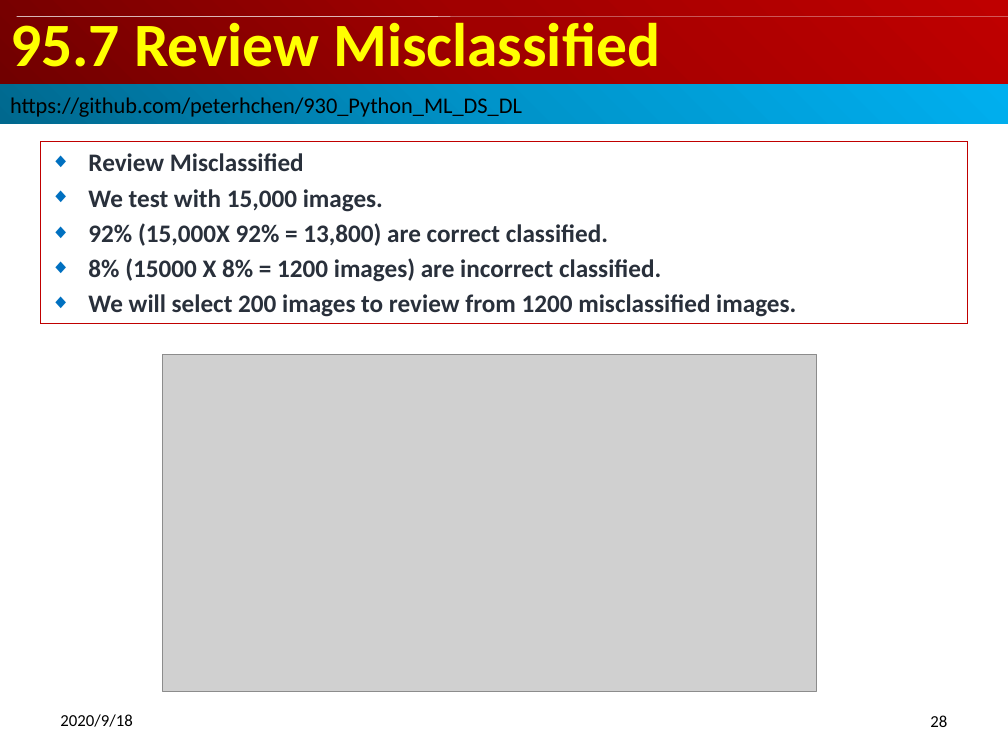
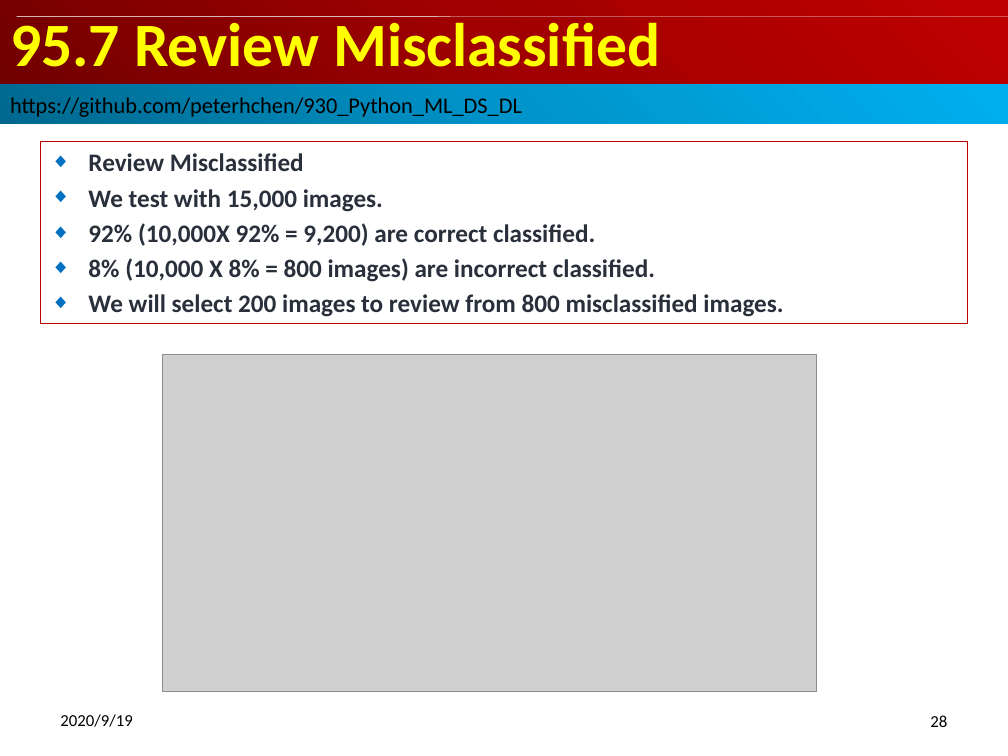
Before and after one commit to peterhchen/900_Python_ML_DS_DL, a slide deck: slide 28 of 095_RunTensorlfow2.0Part02.pptx. Drawn at 1008x756 pixels with LibreOffice and Linux fonts; fonts in the diff are those of the drawing; grey boxes stand for pictures. Boxes give left, top, right and bottom in pixels: in the first picture for what was removed or moved away, otherwise in the second. Text is boxed around its words. In the diff, an @@ line names an element or a change of style, - is before the commit and + after.

```diff
--- a/095_RunTensorlfow2.0Part02.pptx
+++ b/095_RunTensorlfow2.0Part02.pptx
@@ subtitle at (x1=88, y1=223, x2=783, y2=317): text changed @@
-◆ 92% (15,000X 92% = 13,800) are correct classified.
-◆ 8% (15000 X 8% = 1200 images) are incorrect classified.
-◆ We will select 200 images to review from 1200 misclassified images.
+◆ 92% (10,000X 92% = 9,200) are correct classified.
+◆ 8% (10,000 X 8% = 800 images) are incorrect classified.
+◆ We will select 200 images to review from 800 misclassified images.
@@ text at (x1=60, y1=714, x2=132, y2=727): text changed @@
-2020/9/18
+2020/9/19
```
Also in this commit, not shown: 31 other slides changed, 13 other files.
